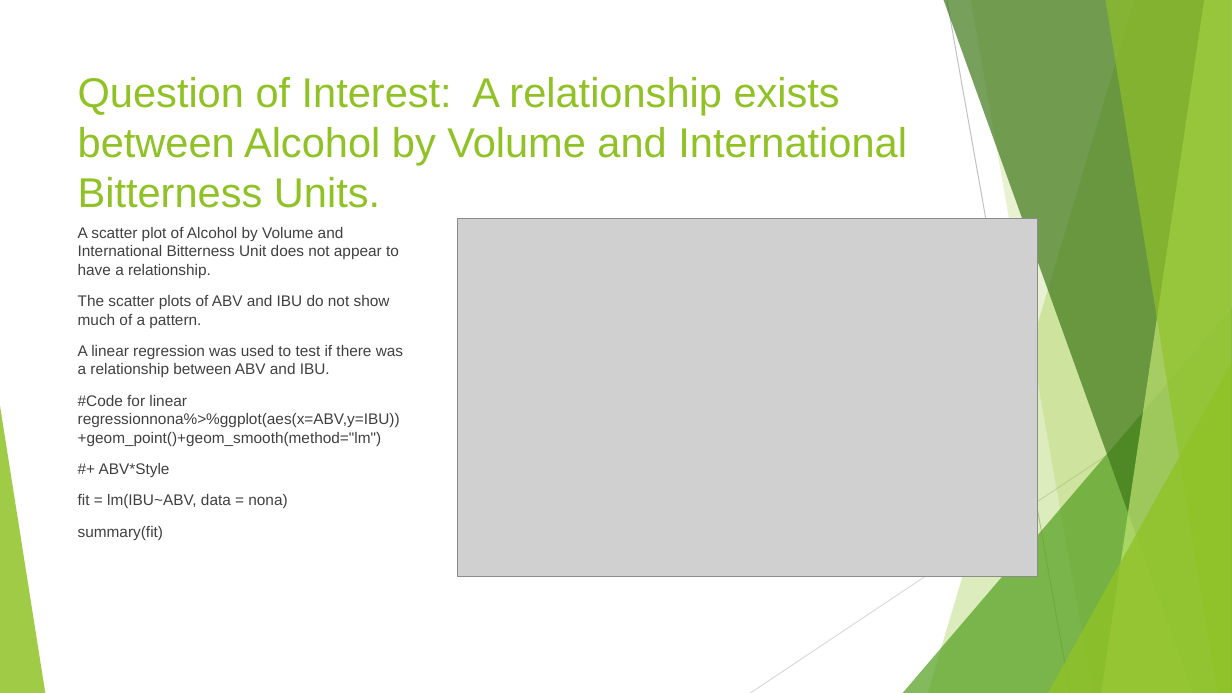
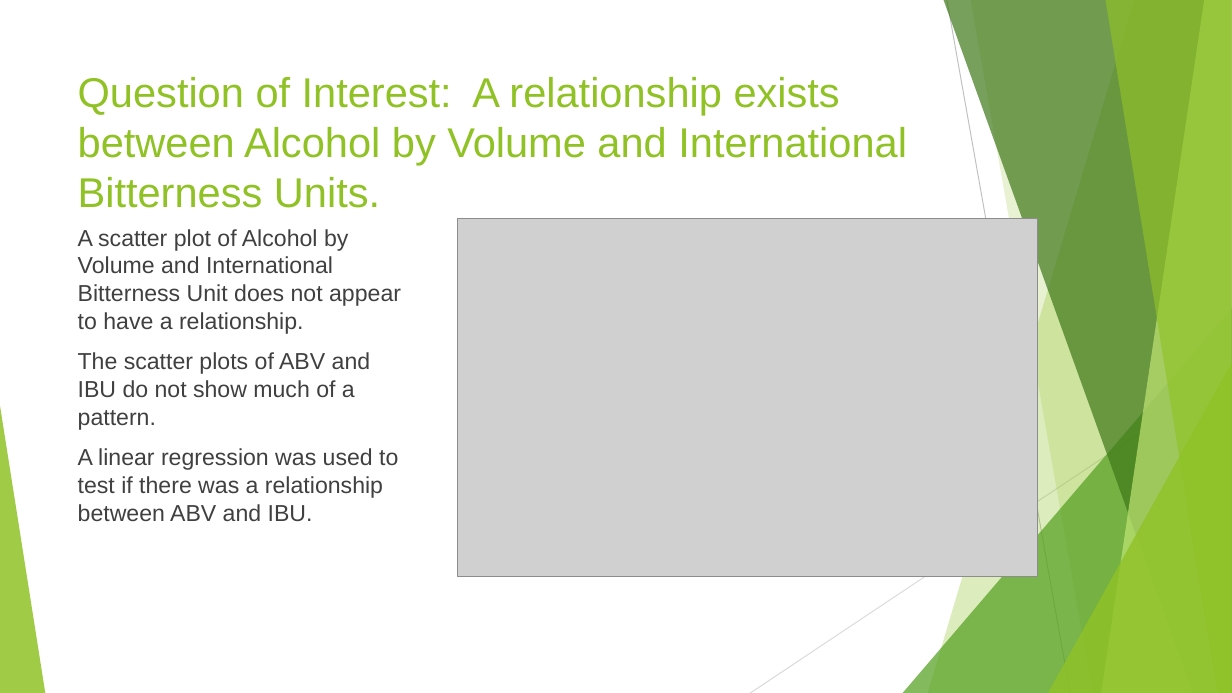
Before and after one commit to malcolmccarlson/DDS-CaseStudy1, a slide deck: slide 7 of MalcolmCarlsonBeerDataEDA.DDS6306.pptx (slide 8 before the commit). Drawn at 1232x693 pixels with LibreOffice and Linux fonts; fonts in the diff are those of the drawing; grey boxes stand for pictures. Boxes give left, top, right and bottom in pixels: in the first picture for what was removed or moved away, otherwise in the second. Text is boxed around its words. In the diff, an @@ line names an element or a change of style, - is before the commit and + after.

Commit message:
Added usmaps, changed plot colors to match slides

```diff
--- a/MalcolmCarlsonBeerDataEDA.DDS6306.pptx
+++ b/MalcolmCarlsonBeerDataEDA.DDS6306.pptx
@@ text "A scatter plot of Alcohol ..." at [78,229,401,521]: size 12 to 18 pt @@
@@ text at [78,395,400,540]: paragraphs removed @@
-#Code for linear regressionnona%>%ggplot(aes(x=ABV,y=IBU))+geom_point()+geom_smooth(method="lm")
-#+ ABV*Style
-fit = lm(IBU~ABV, data = nona)
-summary(fit)
```
Also in this commit, not shown: 6 other slides changed, 2 slides added, 3 slides removed, 1 other file.
